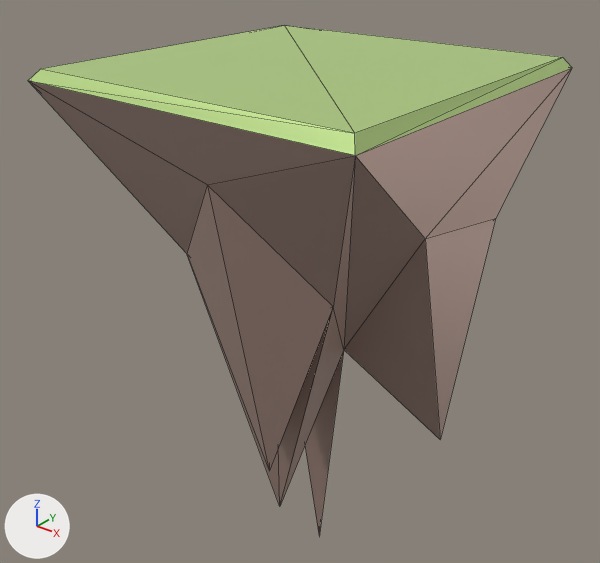
The glTF model src/components/objects/Ice/land.gltf, before and after one commit.
Camera for both pictures: a 50 mm lens placed at (4.66, -5.95, 1.54), pointed at (-0.25, 0.18, -2.26). Every picture has the same lights, and +X, +Y and +Z are marked at lower left. Mesh edges are drawn as thin lines. Where no turn or scale is listed for an object, it has been applied to the vertices.
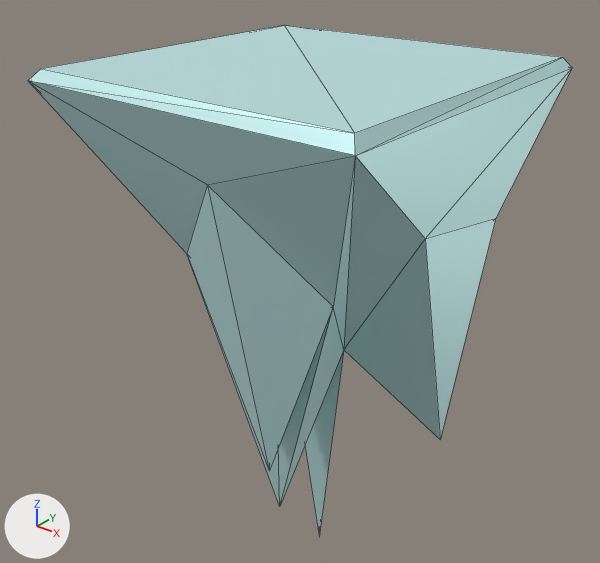
Changed parts and their boxes (x1, y1, x2, y2) in the pictures (600 x 563 px):
'mesh1926919455', recoloured
    both: (28, 25, 572, 535)

What the commit changed:
Material 'mat20' (mat_mat20) changes colour from beige #b69b90 to white #d2f9f9; in linear values from (0.467, 0.329, 0.278) to (0.645, 0.945, 0.949).
Material 'mat9' (mat_mat9) changes colour from green #c4e292 to white #d2f9f9; in linear values from (0.549, 0.757, 0.286) to (0.645, 0.945, 0.949).
